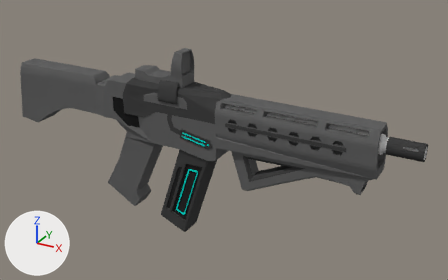
Two versions of the Blender file Assets/Models/Player/MainGun/PlayerMainGunModel.blend, one commit apart.
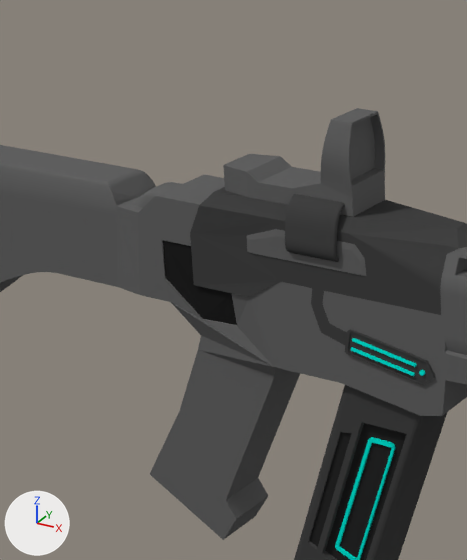
There are two pictures of each version: one whole from a 50 mm lens placed at (9.14, -14.09, 7.61), pointed at (1.13, 0.49, 0.32), one close up on the part from 12% to 50% of the width and 3% to 76% of the height. Every picture has the same lights, and +X, +Y and +Z are marked at lower left.

Before the edit, the objects in view are built like this:
```python
ob_beziercurve = bpy.data.objects.new('BezierCurve', cu_beziercurve)
ob_beziercurve.location = (-0.15, -0.55, 1.55)
ob_beziercurve.rotation_euler = (0.0, -1.571, 0.0)  # degrees (0, -90, 0)
ob_cube = bpy.data.objects.new('Cube', me_cube_001)
ob_cube.location = (-1.36, 0.0, 2.06)
ob_cube.scale = (0.244, 0.229, 0.0426)
ob_cube_001 = bpy.data.objects.new('Cube.001', me_cube_000)
ob_cube_001.location = (-0.21, 0.0, 2.06)
ob_cube_001.scale = (0.0521, 0.229, 0.0426)
ob_plane = bpy.data.objects.new('Plane', me_plane)
ob_plane.location = (0.0, 0.0, 0.0)
ob_plane.rotation_euler = (4.712, 0.0, 0.0)  # degrees (270, 0, 0)
ob_plane.scale = (6.84, 6.84, 6.84)
# also in view: 'Plane.001' at (0.27, 0.0, -1.01)
```
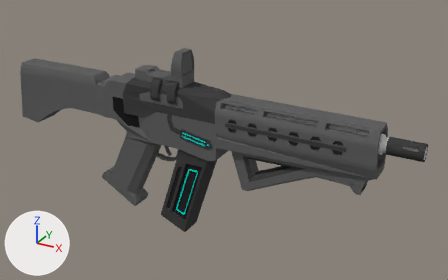
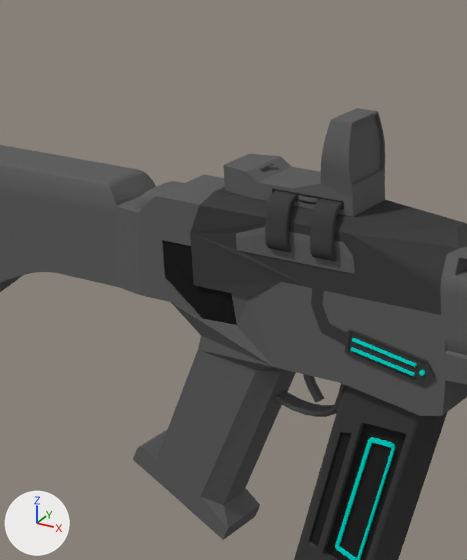
What the commit changed:
me_plane is used by ob_plane; location (0.0, 0.0, 0.0); rotation (4.712, 0.0, 0.0), in degrees (270, 0, 0); scale (6.84, 6.84, 6.84).
me_plane had 577 vertices, 360 faces, 1 loose edge and spanned x -0.89..0.86, y -0.29..0.33, z -0.07..0.0.
me_plane now has 608 vertices, 379 faces, 1 loose edge and spans x -0.89..0.86, y -0.29..0.33, z -0.07..0.0.
me_plane part 1: 19 vertices moved from x -0.32..0.07, y -0.26..0.28, z -0.07..0.0 to x -0.38..0.05, y -0.26..0.31, z -0.07..0.0; 31 vertices added at x -0.43..-0.15, y 0.0..0.29, z -0.05..0.0.
Mesh me_cube is new.
It has 20 vertices, 18 faces and spans x -1.0..6.07, y -1.0..1.0, z -3.24..1.28.
It uses material mat_basematerial (dark grey #636363).
Mesh me_cube_002 is new.
It has 48 vertices, 40 faces and spans x -0.9..0.8, y -1.0..1.0, z -2.5..17.4.
It uses material mat_basematerial (dark grey #636363).
Object 'BezierCurve' (ob_beziercurve) moves from (-0.15, -0.55, 1.55) to (-0.57, -0.55, 1.55).
Object 'BezierCurve' (ob_beziercurve) is rescaled from (1.0, 1.0, 1.0) to (1.0, 1.0, 0.439).
Object 'BezierCurve' (ob_beziercurve) gains a ARRAY modifier named 'Array'.
Modifier setting: use_constant_offset = True.
Modifier setting: constant_offset_displace = (0.0, 0.0, -1.27).
Modifier setting: use_relative_offset = False.
Modifier setting: relative_offset_displace = (0.0, 0.0, 0.0).
Object 'Cube.001' (ob_cube_001) moves from (-0.21, 0.0, 2.06) to (-0.29, 0.0, 2.06).
Object 'Cube.001' (ob_cube_001) gains a ARRAY modifier named 'Array'.
Modifier setting: use_constant_offset = True.
Modifier setting: constant_offset_displace = (2.85, 0.0, 0.0).
Modifier setting: use_relative_offset = False.
Object 'Cube.009' (ob_cube_009) is new; it shows me_cube.
Its location is (-0.6, 0.0, 0.1).
Its rotation in degrees is (0, 7.6, 0).
Its scale is (0.0397, 0.0404, 0.132).
Object 'Cube.010' (ob_cube_010) is new; it shows me_cube_002.
Its location is (-0.61, 0.0, -0.46).
Its rotation in degrees is (0, 13, 0).
Its scale is (0.616, 0.0994, 0.046).
It gains a SUBSURF modifier named 'Subsurf'.
Modifier setting: render_levels = 1.

Location of each change, [x1, y1, x2, y2] in pixels of the close-ups (467 x 560 px):
'BezierCurve', moved, rescaled, modifiers changed
    before: [285, 194, 345, 262]
    after: [265, 190, 343, 261]
'Cube.001', moved, modifiers changed
    before: [350, 117, 375, 180]
    after: [350, 115, 380, 183]
'Cube.010', added
    after: [274, 383, 345, 417]
'Cube.009', added
    after: [303, 374, 324, 403]
part 1 of me_plane, built on
    before: [150, 205, 441, 540]
    after: [133, 205, 441, 540]
